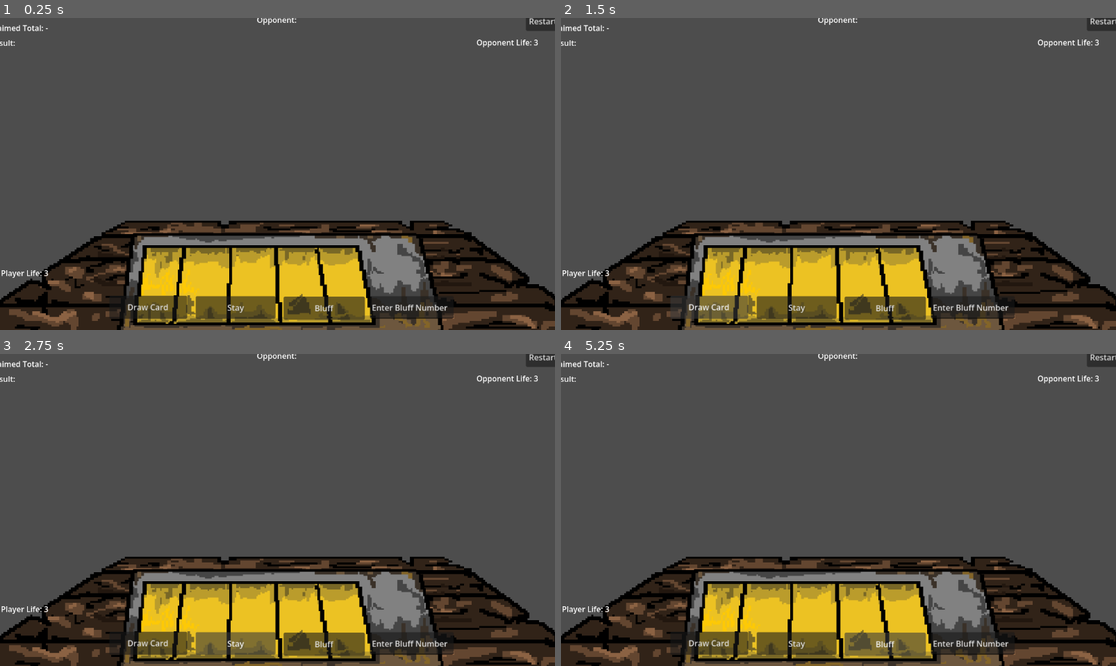
Above: before the commit, frames 1-4 (two rows, left to right).
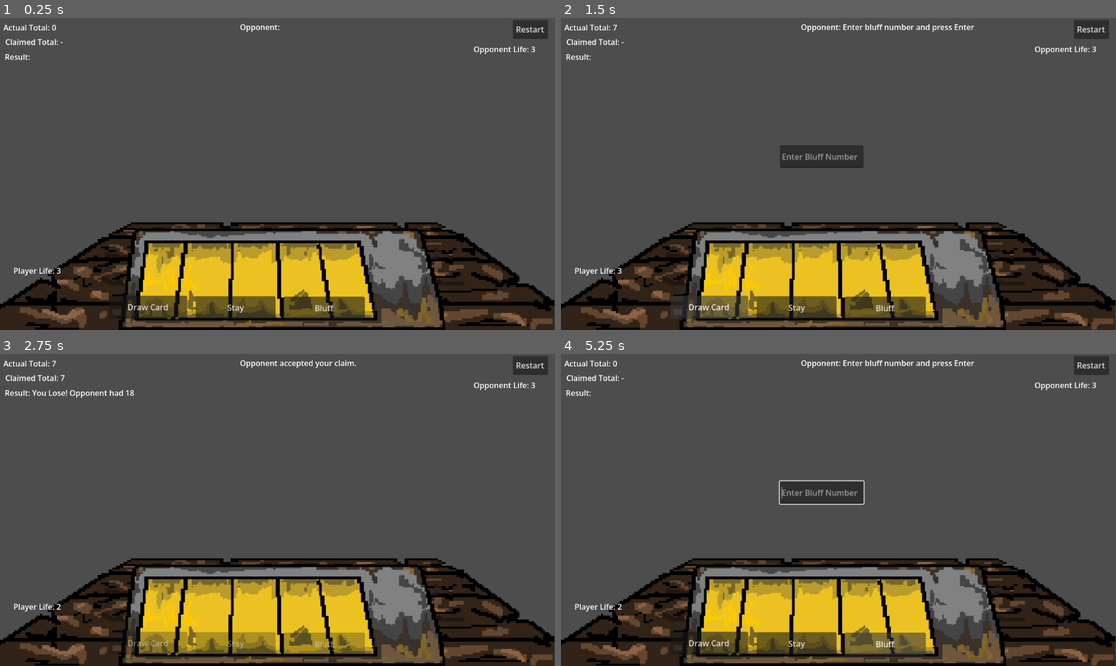
Above: after the commit, the same moments.

Repository: Yatagarasu163/BluffJack
Game: Godot game, scene res://Main.tscn
Same seed, same stepped clock (60 frames per second), same inputs: the game is played once before the commit and once after it.
Inputs:
- Up to frame 1 (0.25 s): no input
- Up to frame 2 (1.5 s): click "Bluff" at 0.5 s; click "Draw Card" at 1.25 s
- Up to frame 3 (2.75 s): click "Stay" at 2 s
- Up to frame 4 (5.25 s): click "Restart" at 2.75 s; click "Restart" at 3.5 s; click "Restart" at 4.25 s; click "Bluff" at 5 s

The runs differ from the first frame. In frame 1, 15% of the frame differs, in the area x 0-100%, y 0-100%; in frame 2, 16%; in frame 3, 17%; in frame 4, 17%.
Error before the commit: Invalid assignment of property or key 'disabled' with value of type 'bool' on a base object of type 'null instance'. (res://Main.gd:184)

Commit message:
Debugged and Updated Bluff Input
The Bluff Input Field will pop up after you press the Bluff in the center of the screen

Diff:
--- a/bluff-jack/Main.gd
+++ b/bluff-jack/Main.gd
@@ -34,7 +34,10 @@
 	$ClaimedTotalLabel.text = "Claimed Total: -"
 	$ResultLabel.text = "Result:"
 	$OpponentActionLabel.text = "Opponent:"
-	# $BluffInput.text = ""
+	$BluffUI/Control/BluffInput.visible = false
+	$BluffUI/Control/BluffInput.text = ""
+	$BluffUI/Control/BluffInput.placeholder_text = "Enter Bluff Number"
+
 
 	set_buttons_enabled(true)
 # Drawing the card
@@ -70,6 +73,10 @@
 
 	$OpponentActionLabel.text = "Opponent: Enter bluff number and press Enter"
 
+	$BluffUI/Control/BluffInput.visible = true
+	$BluffUI/Control/BluffInput.text = ""
+	$BluffUI/Control/BluffInput.grab_focus()
+
 func _on_bluff_input_text_submitted(new_text):
 	if game_over:
 		return
@@ -77,6 +84,8 @@
 	if new_text.is_valid_int():
 		claimed_total = int(new_text)
 		$ClaimedTotalLabel.text = "Claimed Total: " + str(claimed_total)
+		$BluffUI/Control/BluffInput.visible = false
+		$BluffUI/Control/BluffInput.text = ""
 		resolve_opponent_decision()
 
 # Opponents decision
@@ -148,6 +157,7 @@
 	player_life -= 1
 	update_life_labels()
 	$ResultLabel.text = message
+	$BluffUI/Control/BluffInput.visible = false
 
 	if player_life <= 0:
 		$ResultLabel.text = message + " Game Over! You lose the match."
@@ -160,6 +170,7 @@
 	opponent_life -= 1
 	update_life_labels()
 	$ResultLabel.text = message
+	$BluffUI/Control/BluffInput.visible = false
 
 	if opponent_life <= 0:
 		$ResultLabel.text = message + " You win "
@@ -181,7 +192,7 @@
 
 
 func set_buttons_enabled(enabled):
-	$DrawCardButton.disabled = not enabled
-	$StayButton.disabled = not enabled
-	$BluffButton.disabled = not enabled
-	$BluffInput.editable = enabled
+	$ActionButton/DrawCardButton.disabled = not enabled
+	$ActionButton/StayButton.disabled = not enabled
+	$BluffUI/BluffButton.disabled = not enabled
+	$BluffUI/Control/BluffInput.editable = enabled
--- a/bluff-jack/Main.tscn
+++ b/bluff-jack/Main.tscn
@@ -9,75 +9,67 @@
 script = ExtResource("1_glv2v")
 
 [node name="table" type="Sprite2D" parent="." unique_id=1488168273]
-scale = Vector2(0.99999994, 0.99999994)
+scale = Vector2(0.96, 0.96)
 texture = ExtResource("2_r0du0")
 
 [node name="Monitor" type="Sprite2D" parent="." unique_id=615090485]
-position = Vector2(13.541687, 43.75)
+position = Vector2(16.999939, 34)
 scale = Vector2(0.93749994, 0.93749994)
 texture = ExtResource("3_cm0pq")
 
 [node name="ActualTotalLabel" type="Label" parent="." unique_id=707240355]
-offset_left = -598.9584
-offset_top = -528.125
-offset_right = -432.95837
-offset_bottom = -489.125
+offset_left = -568.00006
+offset_top = -499.0
+offset_right = -402.00006
+offset_bottom = -460.0
 text = "Actual Total:0"
 metadata/_edit_use_anchors_ = true
 
 [node name="ClaimedTotalLabel" type="Label" parent="." unique_id=1559161359]
-offset_left = -594.7917
-offset_top = -497.91666
-offset_right = -448.7917
-offset_bottom = -460.91666
+offset_left = -563.8334
+offset_top = -468.79166
+offset_right = -417.83337
+offset_bottom = -431.79166
 text = "Claimed Total: -"
 metadata/_edit_use_anchors_ = true
 
 [node name="ResultLabel" type="Label" parent="." unique_id=1979220070]
-offset_left = -595.8334
-offset_top = -466.66666
-offset_right = -542.8334
-offset_bottom = -443.66666
+offset_left = -564.87506
+offset_top = -437.54166
+offset_right = -511.87506
+offset_bottom = -414.54166
 text = "Result:"
 metadata/_edit_use_anchors_ = true
 
 [node name="OpponentActionLabel" type="Label" parent="." unique_id=1161481911]
-offset_left = -41.666748
-offset_top = -514.5833
-offset_right = 136.33325
-offset_bottom = -473.5833
+offset_left = -77.00006
+offset_top = -500.0
+offset_right = 100.99994
+offset_bottom = -459.0
 text = "Opponent :"
 metadata/_edit_use_anchors_ = true
 
 [node name="PlayerLifeLabel" type="Label" parent="." unique_id=1260512833]
-offset_left = -572.9167
-offset_top = 11.458313
-offset_right = -422.9167
-offset_bottom = 48.458313
+offset_left = -547.00006
+offset_top = 6.0
+offset_right = -397.00006
+offset_bottom = 43.0
 text = "Player Life: 3"
 metadata/_edit_use_anchors_ = true
 
 [node name="OpponentLifeLabel" type="Label" parent="." unique_id=1644546417]
-offset_left = 413.54156
-offset_top = -467.70834
-offset_right = 577.54156
-offset_bottom = -427.70834
+offset_left = 407.99994
+offset_top = -454.0
+offset_right = 571.99994
+offset_bottom = -414.0
 text = "Opponent Life: 3"
 metadata/_edit_use_anchors_ = true
 
-[node name="Node2D2" type="Node2D" parent="." unique_id=1918217277]
+[node name="BluffUI" type="Node2D" parent="." unique_id=1918217277]
 position = Vector2(-347.91672, 69.791626)
 scale = Vector2(1.0416666, 1.0416666)
 
-[node name="BluffInput" type="LineEdit" parent="Node2D2" unique_id=1728926931]
-offset_left = 519.0
-offset_top = 1.0
-offset_right = 686.0
-offset_bottom = 46.0
-text = "Enter Bluff Number"
-metadata/_edit_use_anchors_ = true
-
-[node name="BluffButton" type="Button" parent="Node2D2" unique_id=61446488]
+[node name="BluffButton" type="Button" parent="BluffUI" unique_id=61446488]
 offset_left = 347.0
 offset_top = 2.0
 offset_right = 509.0
@@ -85,11 +77,34 @@
 text = "Bluff"
 metadata/_edit_use_anchors_ = true
 
-[node name="Node2D" type="Node2D" parent="." unique_id=1203750555]
+[node name="Control" type="Control" parent="BluffUI" unique_id=1933192621]
+layout_mode = 3
+anchors_preset = 8
+anchor_left = 0.5
+anchor_top = 0.5
+anchor_right = 0.5
+anchor_bottom = 0.5
+offset_left = -20.0
+offset_top = -20.0
+offset_right = 20.0
+offset_bottom = 20.0
+grow_horizontal = 2
+grow_vertical = 2
+
+[node name="BluffInput" type="LineEdit" parent="BluffUI/Control" unique_id=1728926931]
+layout_mode = 0
+offset_left = 238.00002
+offset_top = -280.11996
+offset_right = 405.0
+offset_bottom = -235.11996
+placeholder_text = "Enter Bluff Number"
+metadata/_edit_use_anchors_ = true
+
+[node name="ActionButton" type="Node2D" parent="." unique_id=1203750555]
 position = Vector2(-598.9584, -528.125)
 scale = Vector2(1.0416666, 1.0416666)
 
-[node name="DrawCardButton" type="Button" parent="Node2D" unique_id=1605012144]
+[node name="DrawCardButton" type="Button" parent="ActionButton" unique_id=1605012144]
 offset_left = 241.0
 offset_top = 574.0
 offset_right = 396.0
@@ -97,7 +112,7 @@
 text = "Draw Card"
 metadata/_edit_use_anchors_ = true
 
-[node name="StayButton" type="Button" parent="Node2D" unique_id=1478570547]
+[node name="StayButton" type="Button" parent="ActionButton" unique_id=1478570547]
 offset_left = 413.0
 offset_top = 575.0
 offset_right = 572.0
@@ -105,14 +120,20 @@
 text = "Stay"
 metadata/_edit_use_anchors_ = true
 
-[node name="Node2D3" type="Node2D" parent="." unique_id=1323523315]
+[node name="RestartUI" type="Node2D" parent="." unique_id=1323523315]
 position = Vector2(-598.9584, -528.125)
 scale = Vector2(1.0416666, 1.0416666)
 
-[node name="RestartButton" type="Button" parent="Node2D3" unique_id=906117710]
-offset_left = 1071.0
-offset_top = 8.0
-offset_right = 1141.0
-offset_bottom = 46.0
+[node name="RestartButton" type="Button" parent="RestartUI" unique_id=906117710]
+offset_left = 1045.3999
+offset_top = 24.120003
+offset_right = 1115.3999
+offset_bottom = 62.120003
 text = "Restart"
 metadata/_edit_use_anchors_ = true
+
+[connection signal="pressed" from="BluffUI/BluffButton" to="." method="_on_bluff_button_pressed"]
+[connection signal="text_submitted" from="BluffUI/Control/BluffInput" to="." method="_on_bluff_input_text_submitted"]
+[connection signal="pressed" from="ActionButton/DrawCardButton" to="." method="_on_draw_card_button_pressed"]
+[connection signal="pressed" from="ActionButton/StayButton" to="." method="_on_stay_button_pressed"]
+[connection signal="pressed" from="RestartUI/RestartButton" to="." method="_on_restart_button_pressed"]
